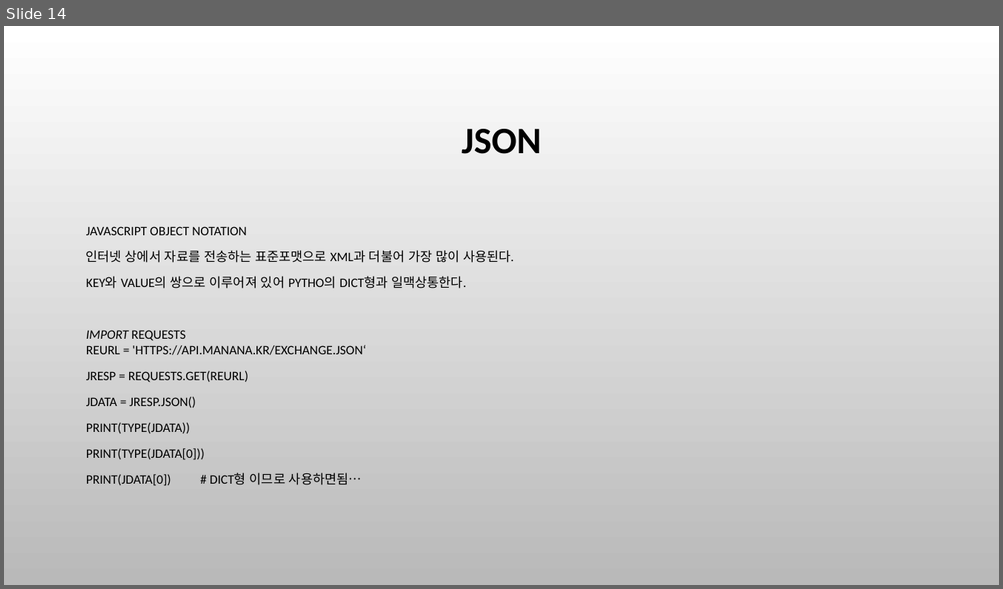
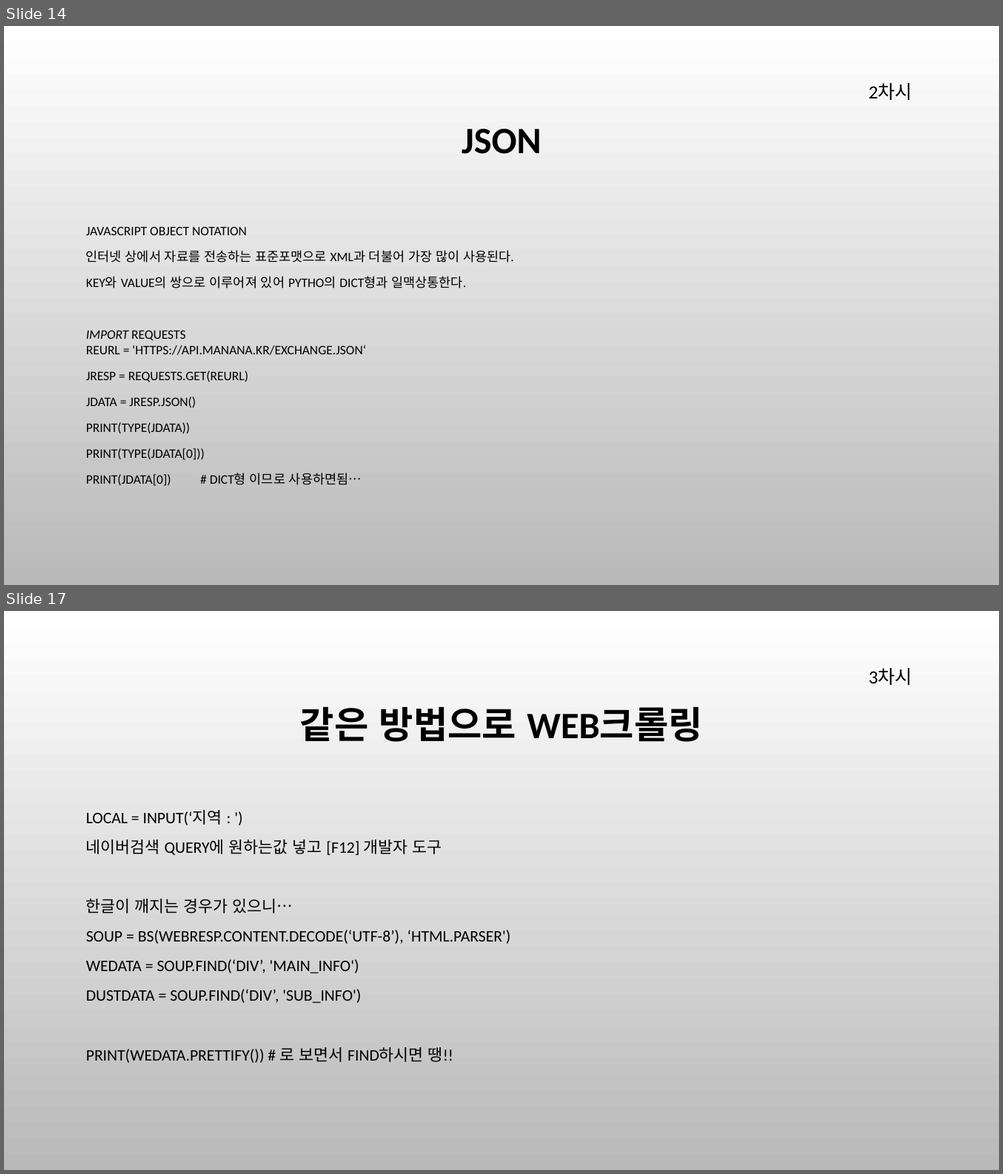
Before and after one commit to cute93/2020_sw_teacher, a slide deck: SW선도교원 연수.pptx. Shown one above the other, each under a label of ours: slide 14 before the commit, slides 14 and 17 after it; the slides between them are not shown. The pictures are 1003x589 and 1003x1174 pixels, drawn with LibreOffice and Linux fonts; fonts in the diff are those of the drawing; background and template pictures are left out. Boxes give left, top, right and bottom in pixels: in the first picture for what was removed or moved away, otherwise in the second. Text is boxed around its words. In the diff, an @@ line names an element or a change of style, - is before the commit and + after.

```diff
--- a/SW선도교원 연수.pptx
+++ b/SW선도교원 연수.pptx
@@ slide 17 added at [4, 611, 999, 1170], background picture (left out) @@
@@ text added at [868, 668, 912, 685], 18 pt, text #000000 @@
+3차시
@@ title added at [300, 706, 703, 742], 36 pt, text #000000, bold @@
+같은 방법으로 WEB크롤링
@@ text added at [86, 810, 511, 1063], 15.5 pt, text #000000 @@
+LOCAL = INPUT(‘지역 : ')
+네이버검색 QUERY에 원하는값 넣고 [F12] 개발자 도구
+한글이 깨지는 경우가 있으니…
+SOUP = BS(WEBRESP.CONTENT.DECODE(‘UTF-8’), ‘HTML.PARSER')
+WEDATA = SOUP.FIND(‘DIV’, 'MAIN_INFO')
+DUSTDATA = SOUP.FIND(‘DIV’, 'SUB_INFO')
+PRINT(WEDATA.PRETTIFY()) # 로 보면서 FIND하시면 땡!!
@@ slide 14 changed as well @@
@@ text added at [868, 83, 912, 100], 18 pt, text #000000 @@
+2차시
```
Also in this commit, not shown: 9 other slides changed, 10 other slides added, 8 other files.
